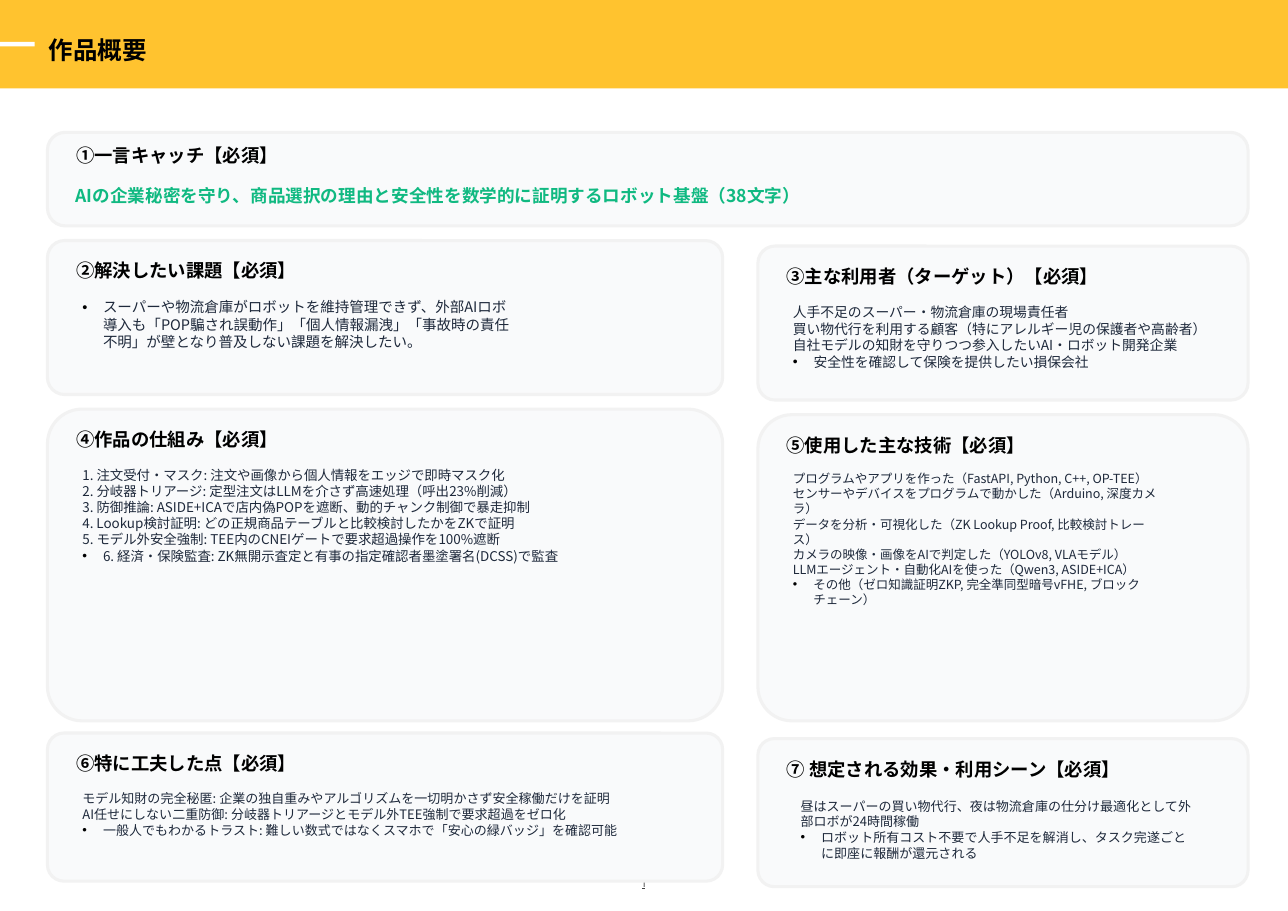
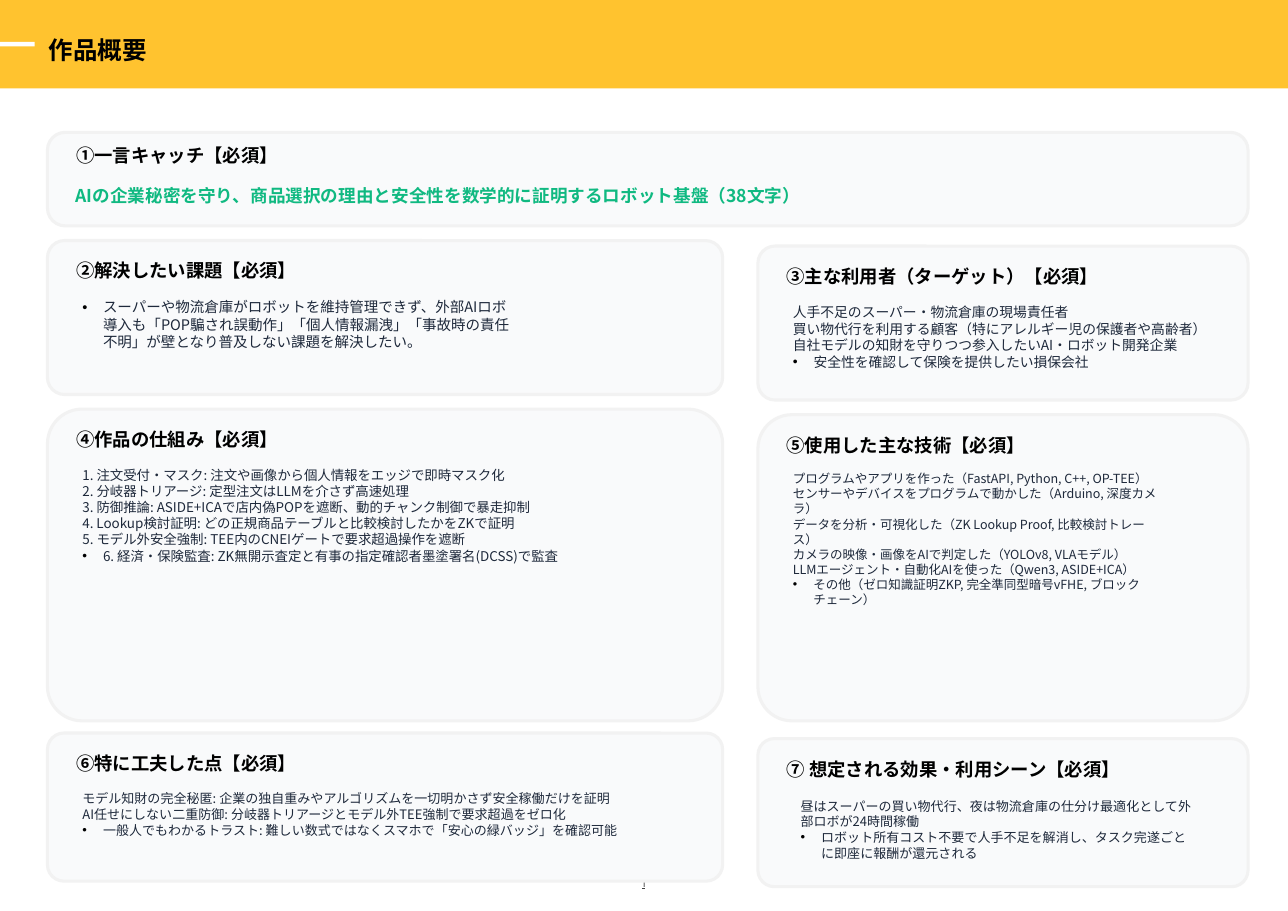
Before and after one commit to sururu-k/ProofPick, a slide deck: slide 2 of submission/zenjyocon_entry_sheet_2026.pptx. Drawn at 1288x911 pixels with LibreOffice and Linux fonts; fonts in the diff are those of the drawing; background and template pictures are left out. Boxes give left, top, right and bottom in pixels: in the first picture for what was removed or moved away, otherwise in the second. Text is boxed around its words. In the diff, an @@ line names an element or a change of style, - is before the commit and + after.

```diff
--- a/submission/zenjyocon_entry_sheet_2026.pptx
+++ b/submission/zenjyocon_entry_sheet_2026.pptx
@@ text at (82,468,558,564): text changed @@
-• 1. 注文受付・マスク: 注文や画像から個人情報をエッジで即時マスク化
-  2. 分岐器トリアージ: 定型注文はLLMを介さず高速処理（呼出23%削減）
-  3. 防御推論: ASIDE+ICAで店内偽POPを遮断、動的チャンク制御で暴走抑制
-  4. Lookup検討証明: どの正規商品テーブルと比較検討したかをZKで証明
-  5. モデル外安全強制: TEE内のCNEIゲートで要求超過操作を100%遮断
-  6. 経済・保険監査: ZK無開示査定と有事の指定確認者墨塗署名(DCSS)で監査
+• 1. 注文受付・マスク: 注文や画像から個人情報をエッジで即時マスク化
+  2. 分岐器トリアージ: 定型注文はLLMを介さず高速処理
+  3. 防御推論: ASIDE+ICAで店内偽POPを遮断、動的チャンク制御で暴走抑制
+  4. Lookup検討証明: どの正規商品テーブルと比較検討したかをZKで証明
+  5. モデル外安全強制: TEE内のCNEIゲートで要求超過操作を遮断
+  6. 経済・保険監査: ZK無開示査定と有事の指定確認者墨塗署名(DCSS)で監査
```
Also in this commit, not shown: 7 other slides changed, 9 other files.
